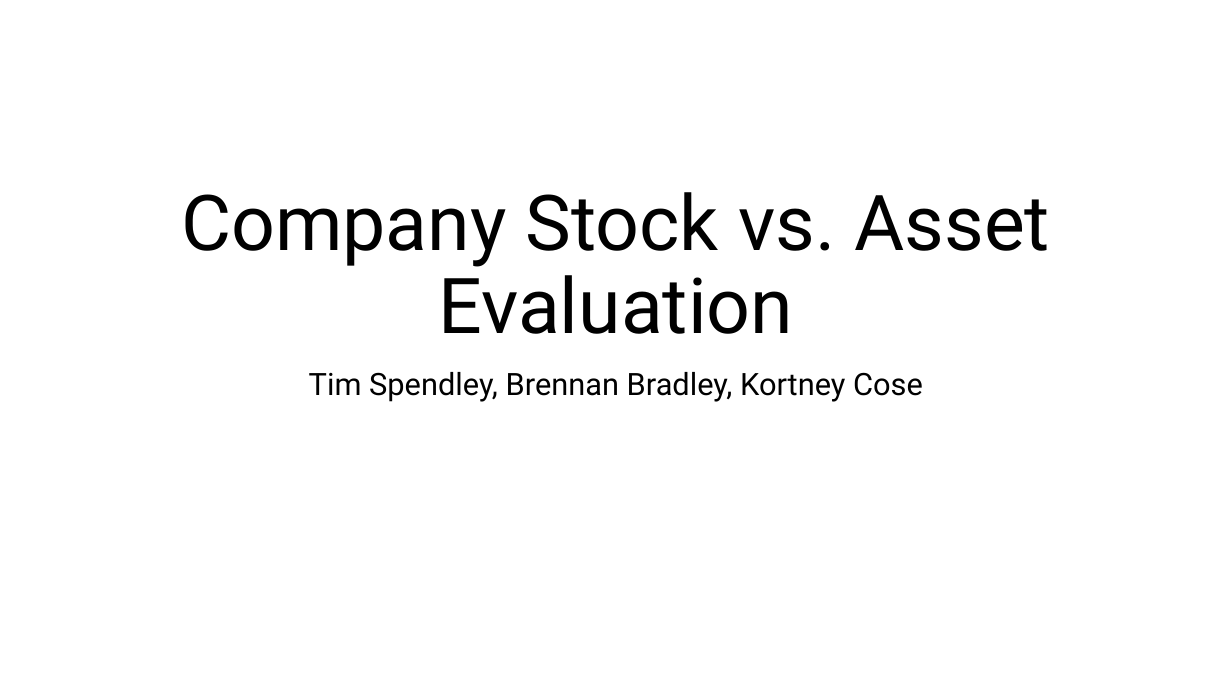
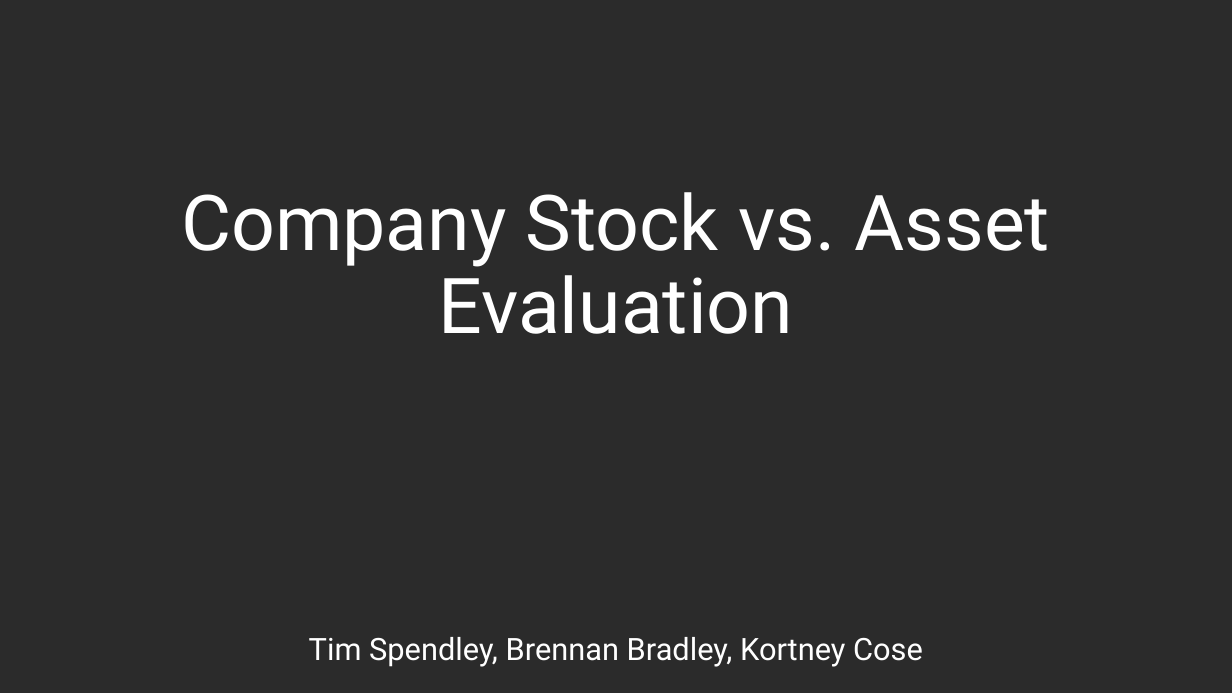
Before and after one commit to BrennanB572/Project-3, a slide deck: slide 1 of Company Stock vs Asset presentation.pptm. Drawn at 1232x693 pixels with LibreOffice and Linux fonts; fonts in the diff are those of the drawing; background and template pictures are left out; a plain dark background stands for a picture behind light text. Boxes give left, top, right and bottom in pixels: in the first picture for what was removed or moved away, otherwise in the second. Text is boxed around its words. In the diff, an @@ line names an element or a change of style, - is before the commit and + after.

```diff
--- a/Company Stock vs Asset presentation.pptm
+++ b/Company Stock vs Asset presentation.pptm
@@ background #FFFFFF to picture (left out) @@
@@ title "Company Stock vs. Asset Evaluation" at [181, 192, 1050, 334]: text colour #000000 to #FFFFFF @@
@@ subtitle "Tim Spendley, Brennan Bradley, Kortney ..." at [309, 637, 923, 667]: text colour #000000 to #FFFFFF @@
@@ subtitle "Tim Spendley, Brennan Bradley, Kortney ...": place and size @@
-subtitle "Tim Spendley, Brennan Bradley, Kortney ..." at [309, 372, 923, 402]
+subtitle "Tim Spendley, Brennan Bradley, Kortney ..." at [309, 637, 923, 667]
```
Also in this commit, not shown: 5 other slides changed.
